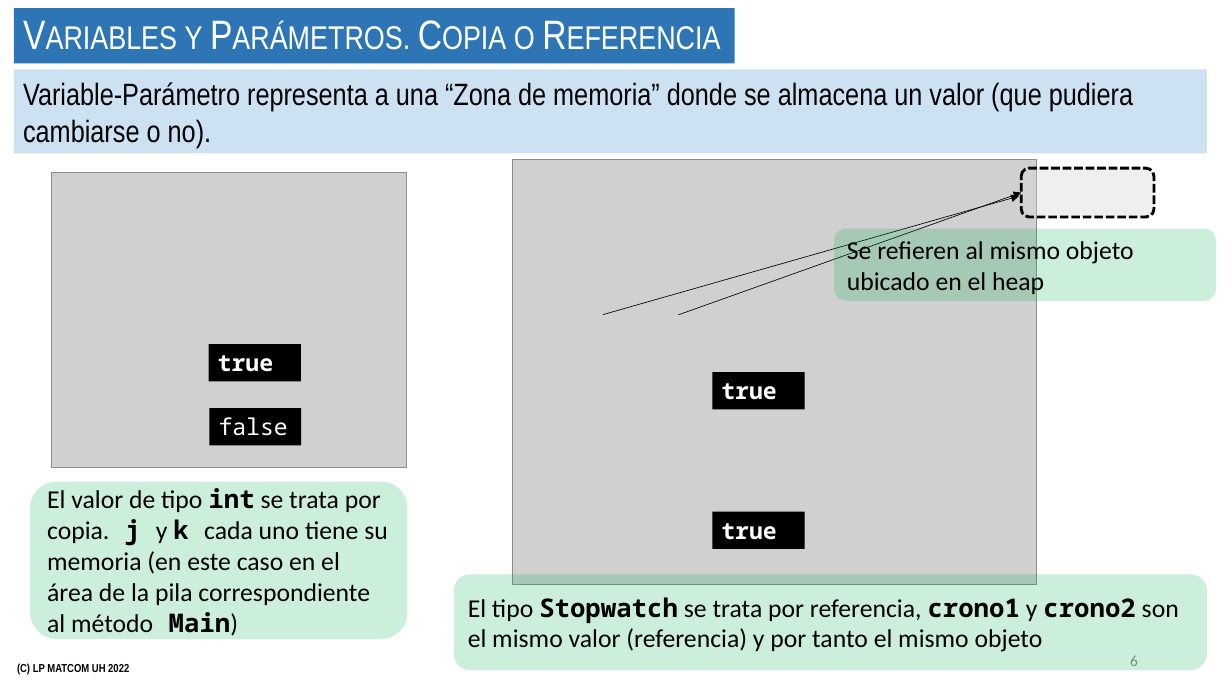
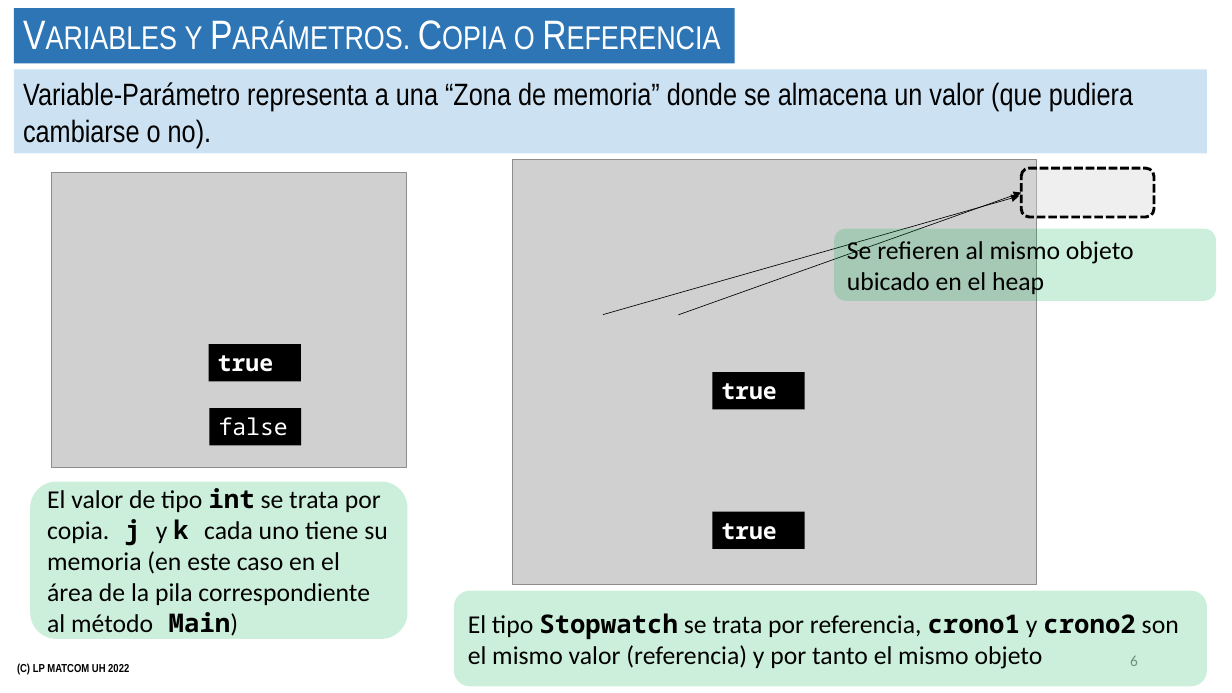
Before and after one commit to matcom/programming-languages, a slide deck: slide 6 of conferencias/conferencia_03.2_referencias_y_valores_copia_e_igualdad_traspaso_de_parámetros.pptx. Drawn at 1232x693 pixels with LibreOffice and Linux fonts; fonts in the diff are those of the drawing; grey boxes stand for pictures; background and template pictures are left out. Boxes give left, top, right and bottom in pixels: in the first picture for what was removed or moved away, otherwise in the second. Text is boxed around its words. In the diff, an @@ line names an element or a change of style, - is before the commit and + after.

```diff
--- a/conferencias/conferencia_03.2_referencias_y_valores_copia_e_igualdad_traspaso_de_parámetros.pptx
+++ b/conferencias/conferencia_03.2_referencias_y_valores_copia_e_igualdad_traspaso_de_parámetros.pptx
@@ rounded rectangle "El tipo Stopwatch se trata ...": place and size @@
-rounded rectangle "El tipo Stopwatch se trata ..." at <box>454,575,1207,671</box>
+rounded rectangle "El tipo Stopwatch se trata ..." at <box>454,591,1207,687</box>
```
Also in this commit, not shown: 8 other slides changed, 1 slide added, 4 other files.
